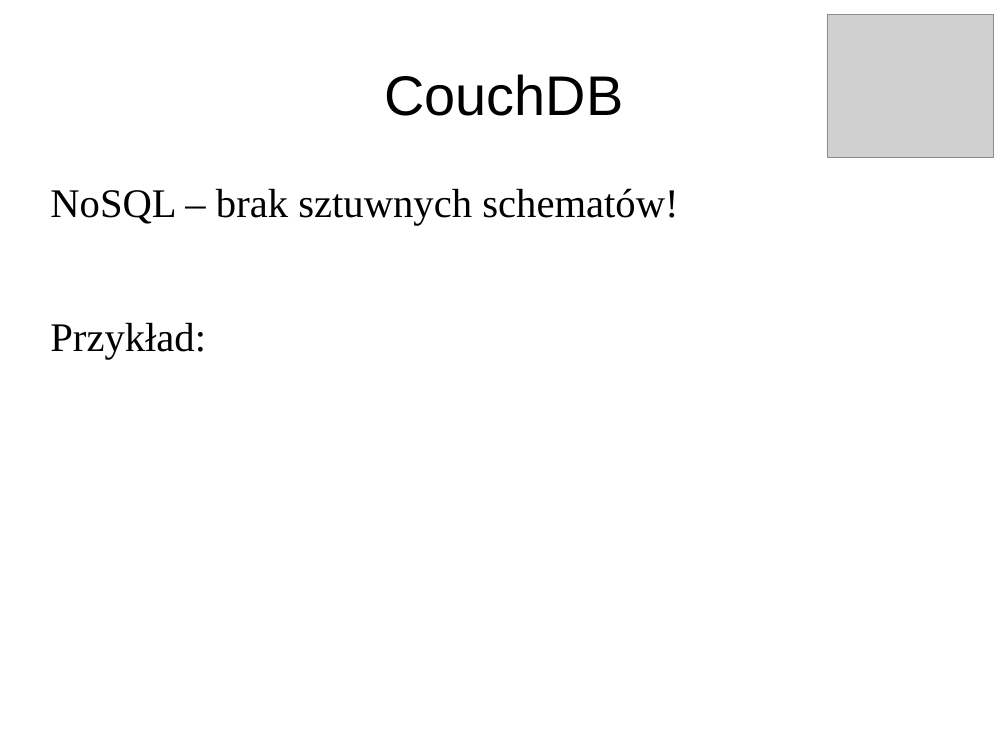
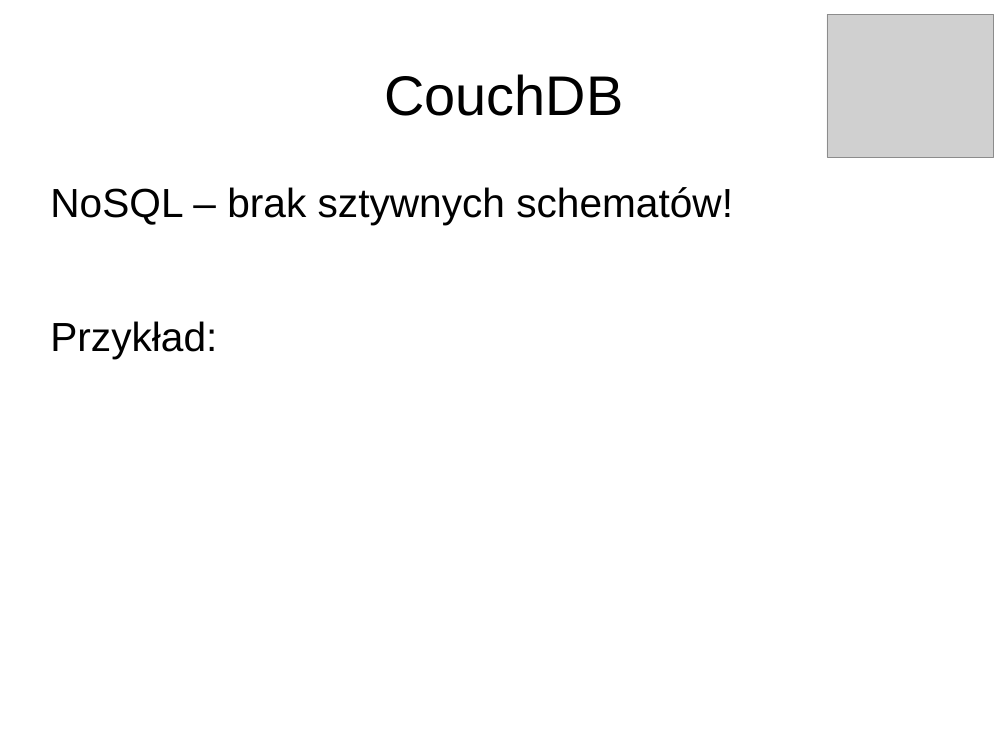
Before and after one commit to pawnow/ProjektErlang, a slide deck: slide 5 of prezentacja.odp. Drawn at 1008x756 pixels with LibreOffice and Linux fonts; fonts in the diff are those of the drawing; grey boxes stand for pictures. Boxes give left, top, right and bottom in pixels: in the first picture for what was removed or moved away, otherwise in the second. Text is boxed around its words. In the diff, an @@ line names an element or a change of style, - is before the commit and + after.

```diff
--- a/prezentacja.odp
+++ b/prezentacja.odp
@@ text at bbox=[50, 187, 733, 225]: text changed; font Times New Roman to Arial @@
-NoSQL – brak sztuwnych schematów!
+NoSQL – brak sztywnych schematów!
@@ text at bbox=[50, 321, 217, 358]: font Times New Roman to Arial in "Przykład:" @@
```
Also in this commit, not shown: 4 other slides changed.
